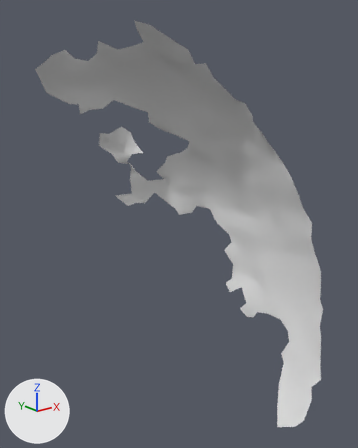
An edit to the OBJ model res/final/fullvolume/cleanedup/FullVolium.000636.obj, drawn before and after from the same camera.
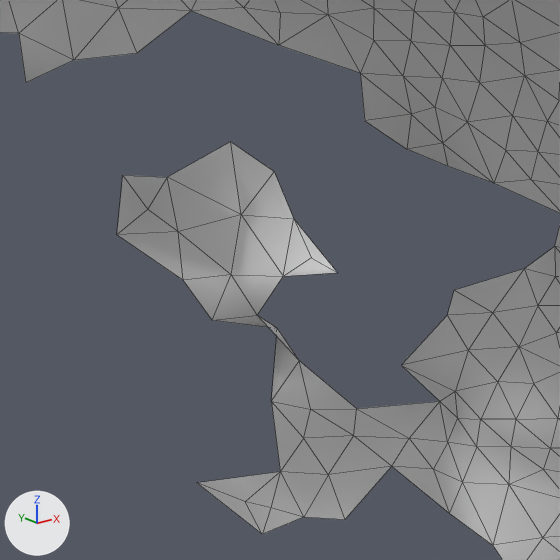
Each version is shown whole from a 50 mm lens placed at (716.7, -781.0, 1239.0), pointed at (793.0, -685.6, 1200.8), then close up on the part from 21% to 53% of the width and 22% to 47% of the height. Lighting does not change. The marker at lower left points along +X, +Y and +Z. The close-ups show mesh edges as thin lines. Where no turn or scale is listed for an object, it has been applied to the vertices.

In view in the first close-up: 'FullVolium.000636'.
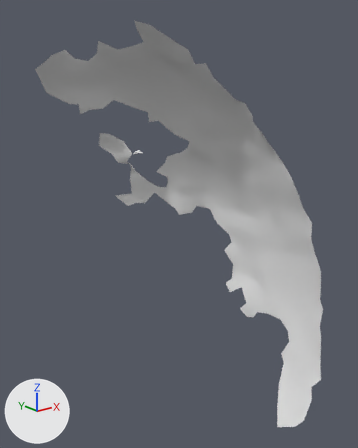
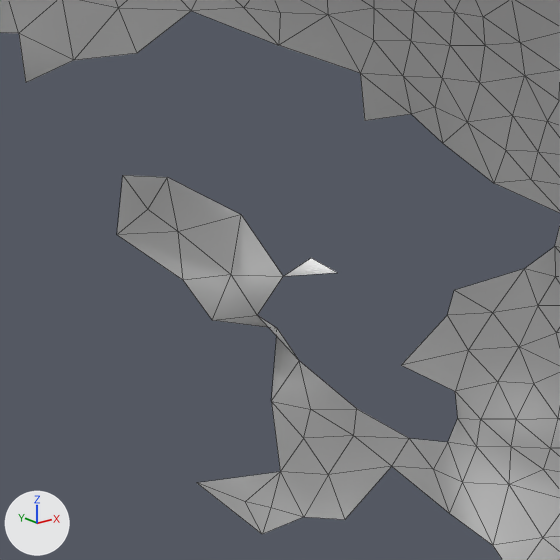
Boxes [x1, y1, x2, y2] around the edits, measured in the close-ups (560 x 560 px):
part 1 of me_fullvolium_000636, deleted: before [168, 114, 493, 442]

The edits, one by one:
me_fullvolium_000636 is used by ob_fullvolium_000636; location (0.0, 0.0, 0.0).
me_fullvolium_000636 had 676 vertices, 1227 faces and spanned x 770.6..814.6, y -720.8..-651.1, z 1149.4..1248.7.
me_fullvolium_000636 now has 670 vertices, 1212 faces and spans x 770.6..814.6, y -720.8..-651.1, z 1149.4..1248.7.
Part 1, on me_fullvolium_000636:
6 vertices are removed from x 793.1..803.7, y -671.5..-659.6, z 1207.7..1223.5.
15 faces are deleted.
